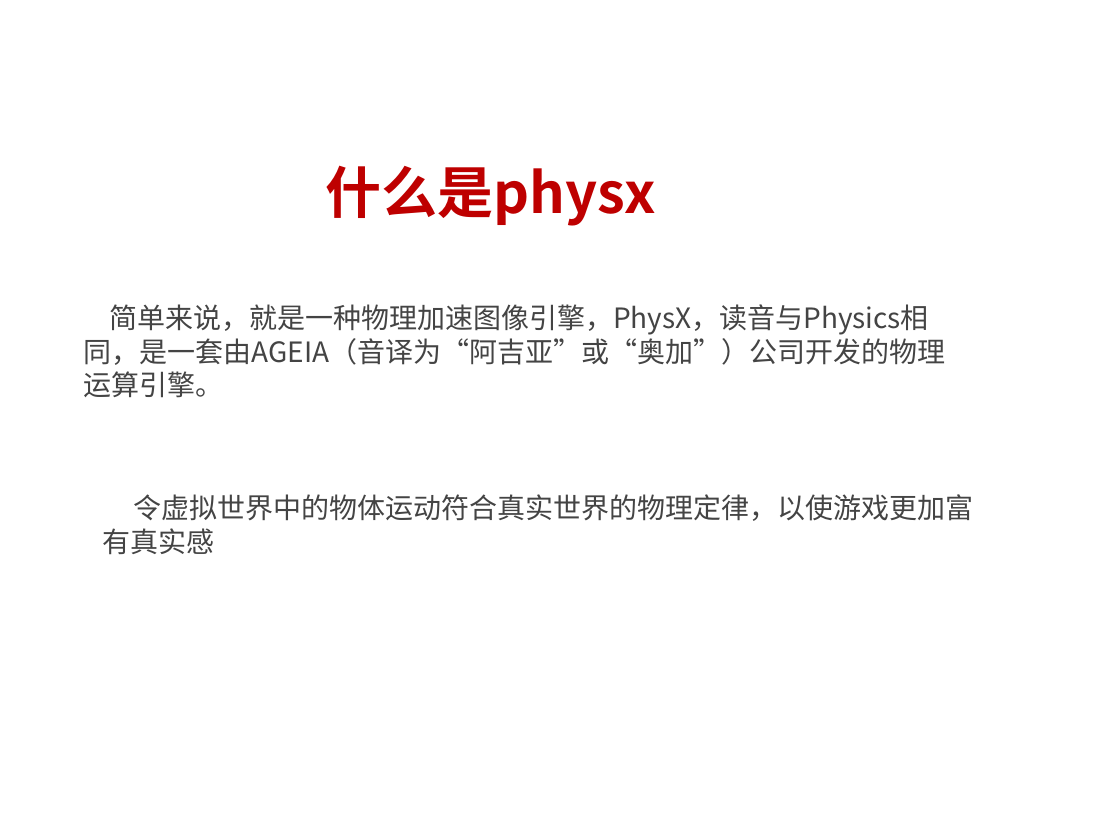
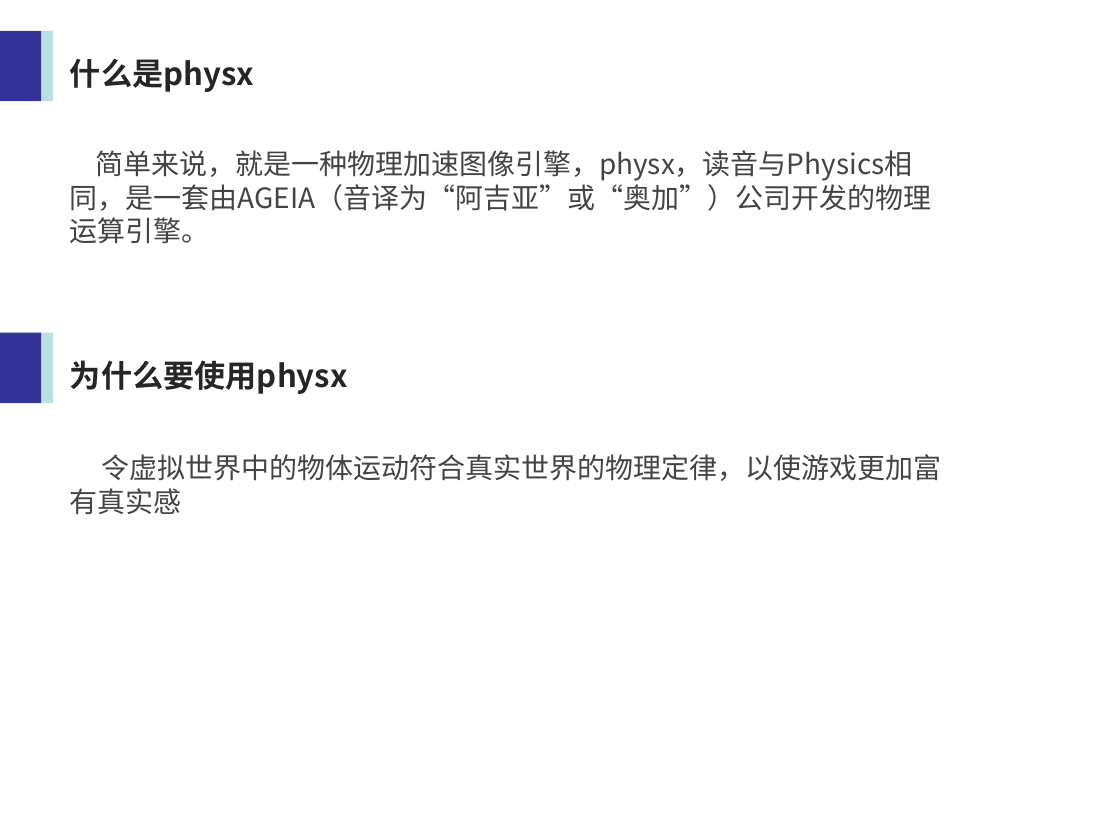
Before and after one commit to abcdls0905/PanaEngine, a slide deck: slide 3 of 备份.ppt. Drawn at 1120x840 pixels with LibreOffice and Linux fonts; fonts in the diff are those of the drawing. Boxes give left, top, right and bottom in pixels: in the first picture for what was removed or moved away, otherwise in the second. Text is boxed around its words. In the diff, an @@ line names an element or a change of style, - is before the commit and + after.

```diff
--- a/备份.ppt
+++ b/备份.ppt
@@ rectangle added at [0, 31, 41, 102], fill #333399 @@
@@ rectangle added at [41, 31, 54, 102], fill #BBE0E3 @@
@@ text "什么是physx": place and size @@
-text "什么是physx" at [325, 165, 656, 226]
+text "什么是physx" at [70, 59, 254, 92]
@@ text "什么是physx" at [70, 59, 254, 92]: size 36 to 20 pt, text colour #BE0000 to #262626 @@
@@ text at [70, 150, 932, 244]: text changed @@
-简单来说，就是一种物理加速图像引擎，PhysX，读音与Physics相同，是一套由AGEIA（音译为“阿吉亚”或“奥加”）公司开发的物理运算引擎。
+简单来说，就是一种物理加速图像引擎，physx，读音与Physics相同，是一套由AGEIA（音译为“阿吉亚”或“奥加”）公司开发的物理运算引擎。
@@ rectangle added at [0, 333, 41, 403], fill #333399 @@
@@ rectangle added at [41, 333, 54, 403], fill #BBE0E3 @@
@@ text added at [70, 360, 348, 394], 20 pt, text #262626, bold @@
+为什么要使用physx
@@ text "令虚拟世界中的物体运动符合真实世界的物理定律，以使游戏更加富有真实感": place and size @@
-text "令虚拟世界中的物体运动符合真实世界的物理定律，以使游戏更加富有真实感" at [102, 494, 974, 555]
+text "令虚拟世界中的物体运动符合真实世界的物理定律，以使游戏更加富有真实感" at [70, 454, 941, 515]
@@ text removed at [313, 494, 537, 521] @@
-谢谢阅读
```
Also in this commit, not shown: 2 other slides changed, 2 slides added, 2 slides removed.
